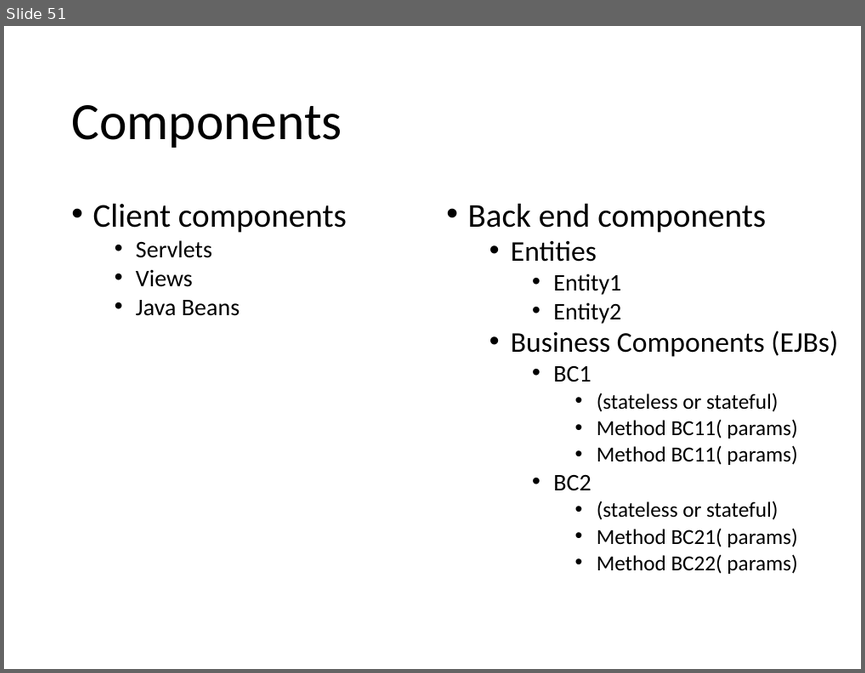
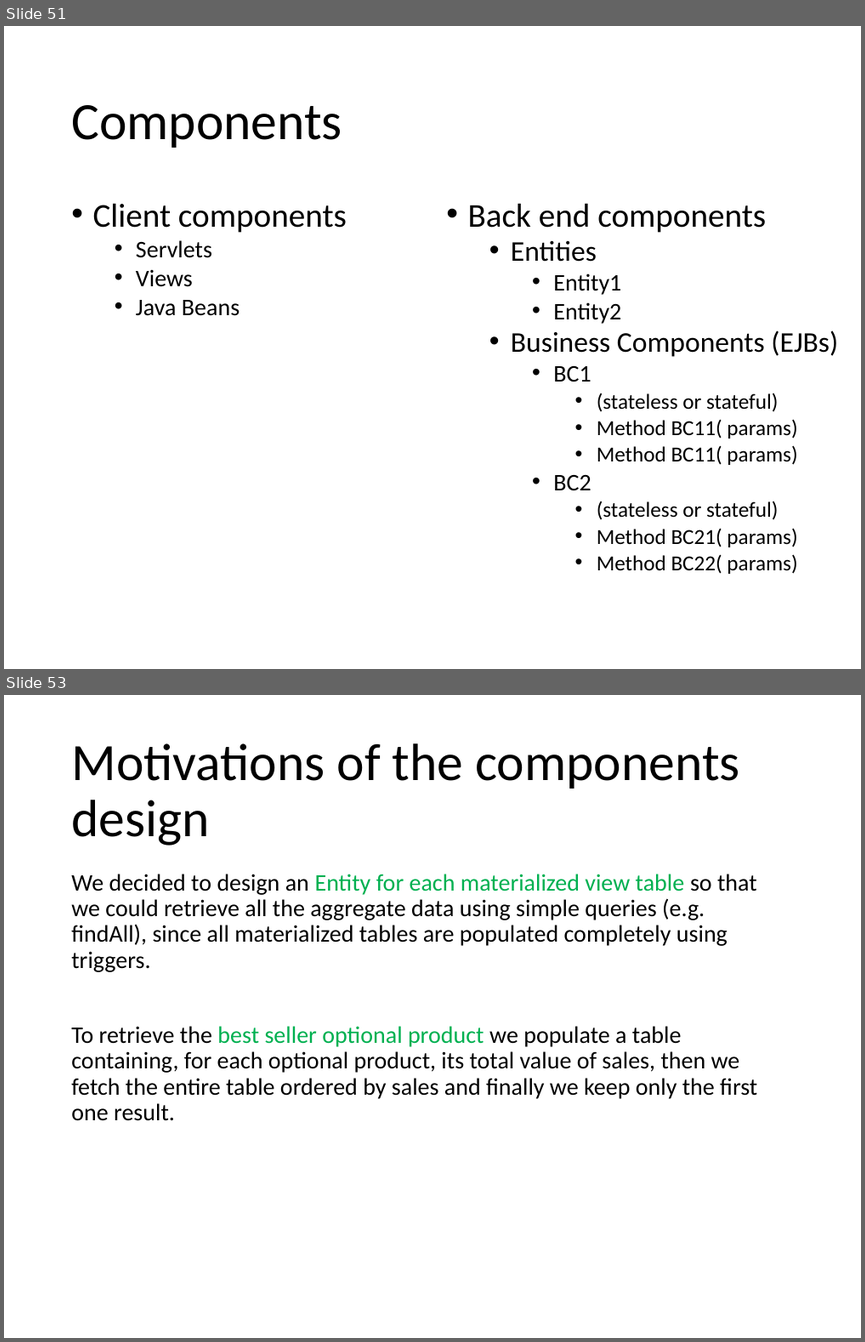
Before and after one commit to andrearestelli/db2-project, a slide deck: docs/documentation.pptx. Shown one above the other, each under a label of ours: slide 51 before the commit, slides 51 and 53 after it; the slides between them are not shown. The pictures are 865x673 and 865x1342 pixels, drawn with LibreOffice and Linux fonts; fonts in the diff are those of the drawing. Boxes give left, top, right and bottom in pixels: in the first picture for what was removed or moved away, otherwise in the second. Text is boxed around its words. In the diff, an @@ line names an element or a change of style, - is before the commit and + after.

```diff
--- a/docs/documentation.pptx
+++ b/docs/documentation.pptx
@@ slide 53 added at (4, 695, 861, 1338), background #FFFFFF @@
@@ title added at (71, 743, 740, 845), 44 pt, text #000000 @@
+Motivations of the components design
@@ text added at (71, 873, 757, 1121), 20 pt, text #000000 @@
+We decided to design an Entity for each materialized view table so that we could retrieve all the aggregate data using simple queries (e.g. findAll), since all materialized tables are populated completely using triggers.
+To retrieve the best seller optional product we populate a table containing, for each optional product, its total value of sales, then we fetch the entire table ordered by sales and finally we keep only the first one result.
```
Also in this commit, not shown: 6 slides changed, 1 slide removed, 5 other files.
